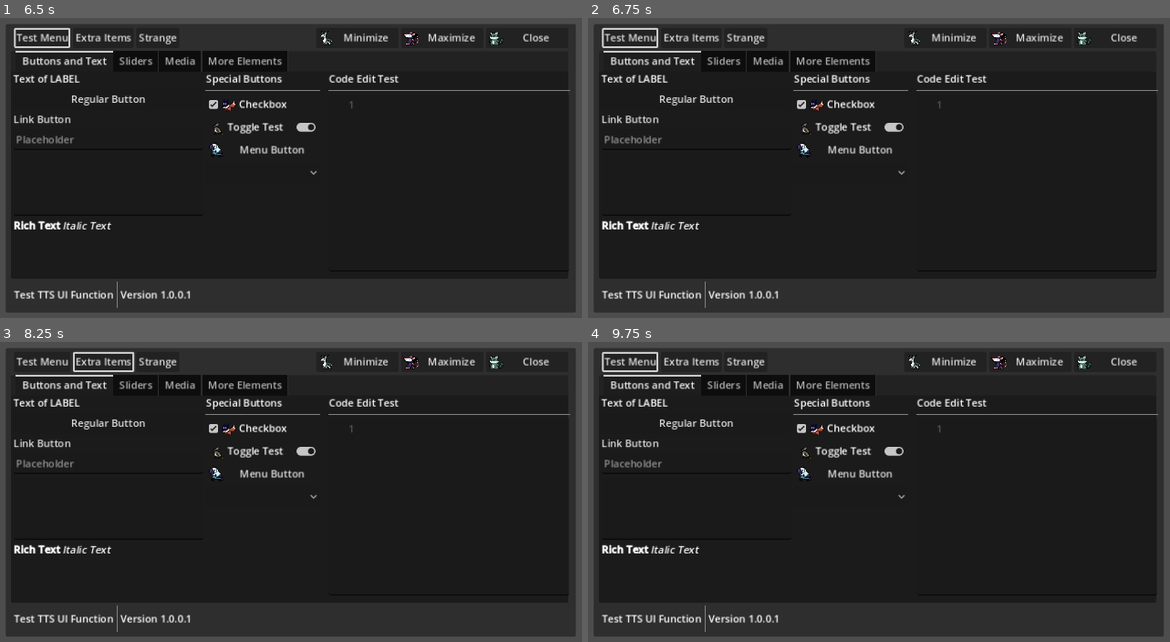
Above: before the commit, frames 1-4 (two rows, left to right).
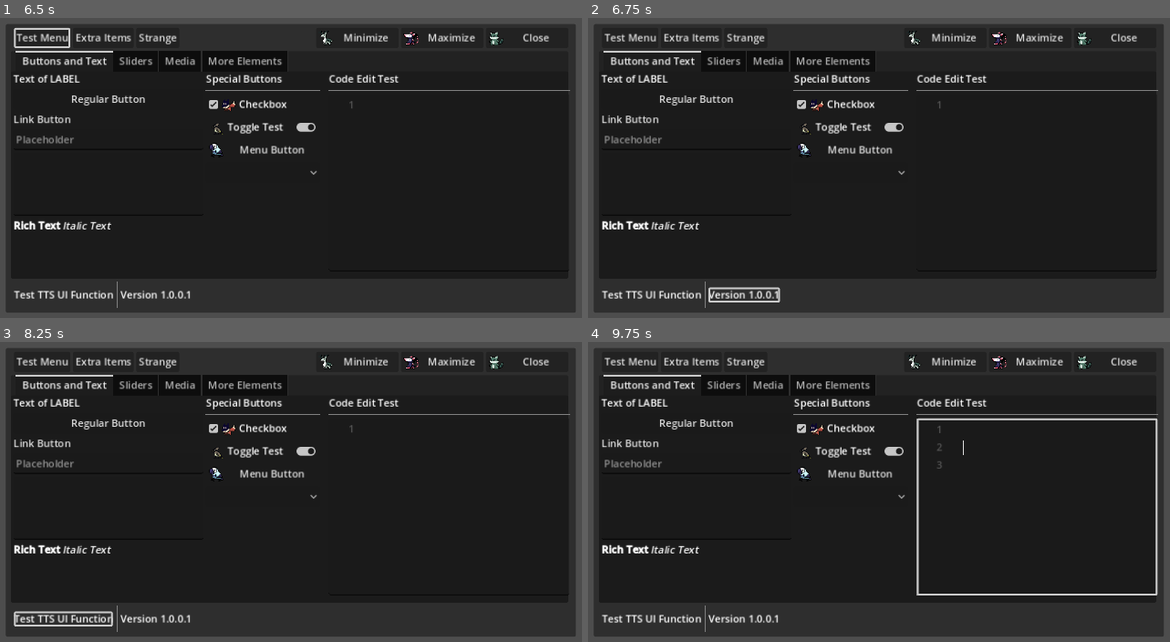
Above: after the commit, the same moments.

Repository: badgernested/godot-screenreader
Game: Godot game, scene res://sample_assets/Main.tscn
Same seed, same stepped clock (60 frames per second), same inputs: the game is played once before the commit and once after it. Video files are missing from this copy of the repository; at most half a second of black plays in their place.
Inputs (mouse positions are in pixels of both pictures, inside the frame that each line leads up to):
- Up to frame 1 (6.5 s): click (110, 141) at 0.52 s; type "12" at 0.6 s; click (110, 183) at 0.75 s; type "Alex" at 0.83 s; click (448, 183) at 0.98 s; type "12" at 1.07 s; click "Minimize" at 1.25 s; click "Maximize" at 2 s; click "Regular Button" at 2.75 s; click "Checkbox" at 3.5 s; click "Toggle Test" at 4.25 s; click "Menu Button" at 5 s; click (261, 174) at 5.75 s
- Up to frame 2 (6.75 s): tap Enter (DOM_select) at 6.5 s; move the mouse to (1094, 195) at 6.52 s; hold Up (DOM_up) from 6.53 s (still down); hold Left (DOM_item_decrement) from 6.53 s (still down); click (1094, 195) at 6.67 s
- Up to frame 3 (8.25 s): tap Space at 6.77, 7.25 s; release Up (DOM_up) at 7.25 s; release Left (DOM_item_decrement) at 7.25 s; drag from (203, 561) to (314, 621) at 7.27 s; tap Enter (DOM_select) at 8 s; move the mouse to (419, 450) at 8.02 s; hold Up (DOM_up) from 8.03 s (still down); hold Right (DOM_item_increment) from 8.03 s (still down)
- Up to frame 4 (9.75 s): tap Left (DOM_item_decrement) at 8.3 s; release Up (DOM_up) at 8.75 s; release Right (DOM_item_increment) at 8.75 s; tap Space at 8.75 s; drag from (902, 621) to (716, 477) at 8.77 s; tap Enter (DOM_select) at 9.5, 9.6 s; move the mouse to (1152, 600) at 9.52 s; hold Down (DOM_down) from 9.53 s (still down); hold Left (DOM_item_decrement) from 9.53 s (still down)

Frame 1 is identical in both runs. In frame 2, 0.4% of the frame differs, in the area x 2-34%, y 3-95%; in frame 3, 0.5%; in frame 4, 1.4%, in the area x 2-98%, y 3-85%.
Error in both runs: Out of bounds get index '0' (on base: 'PackedStringArray') (res://screenreader/scripts/TTS.gd:14)

Commit message:
Fixed crash bug

Diff:
--- a/screenreader/scripts/DomNav.gd
+++ b/screenreader/scripts/DomNav.gd
@@ -732,7 +732,7 @@
 			if properties["selected_menu"] < 0:
 				properties["selected_menu"] = 0
 				if properties["menu_opened"] != null:
-					focused.menu_opened = false
+					properties["menu_opened"] = false
 				update_end_node_position(-1)
 			else:
 				end_node_grab_focus()
